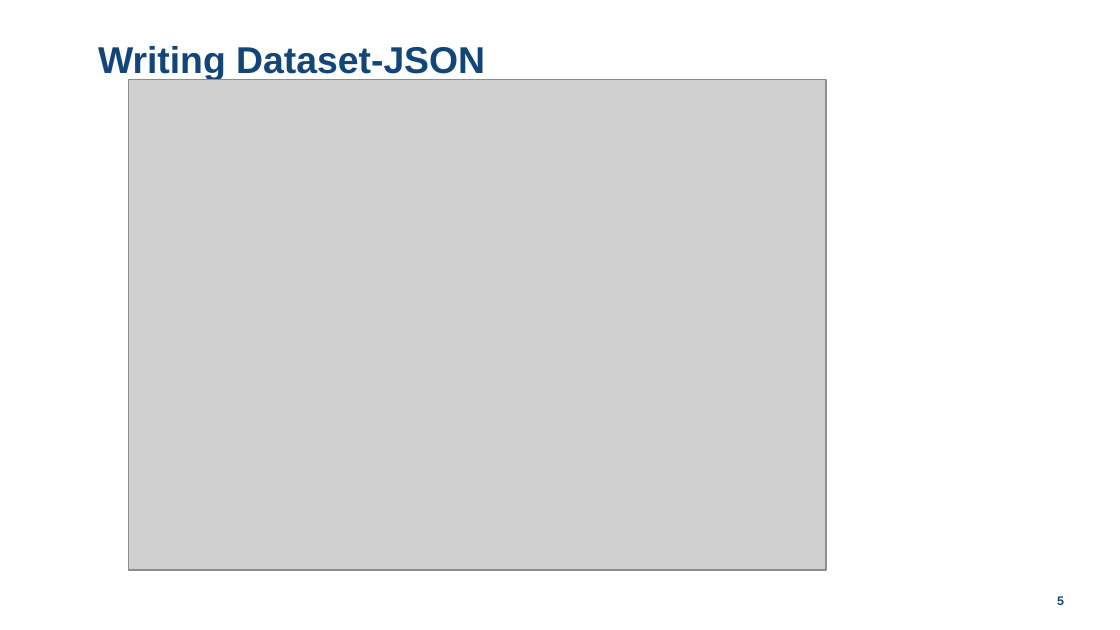
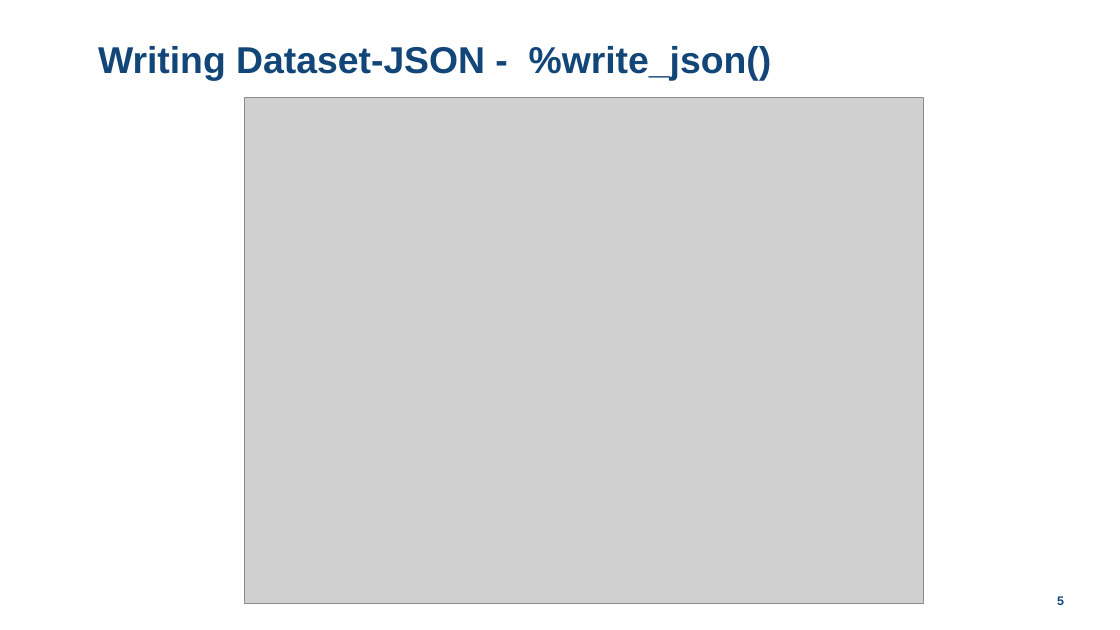
Before and after one commit to lexjansen/dataset-json-sas, a slide deck: slide 5 of doc/Dataset-JSON-Hackathon-SAS-implementation-LexJansen.pptx. Drawn at 1120x630 pixels with LibreOffice and Linux fonts; fonts in the diff are those of the drawing; grey boxes stand for pictures; background and template pictures are left out. Boxes give left, top, right and bottom in pixels: in the first picture for what was removed or moved away, otherwise in the second. Text is boxed around its words. In the diff, an @@ line names an element or a change of style, - is before the commit and + after.

```diff
--- a/doc/Dataset-JSON-Hackathon-SAS-implementation-LexJansen.pptx
+++ b/doc/Dataset-JSON-Hackathon-SAS-implementation-LexJansen.pptx
@@ title at [98,46,772,80]: text changed @@
-Writing Dataset-JSON
+Writing Dataset-JSON - %write_json()
@@ picture: place and size @@
-picture at [129,80,827,570]
+picture at [244,97,923,604]
```
Also in this commit, not shown: 3 other slides changed, 6 other files.
